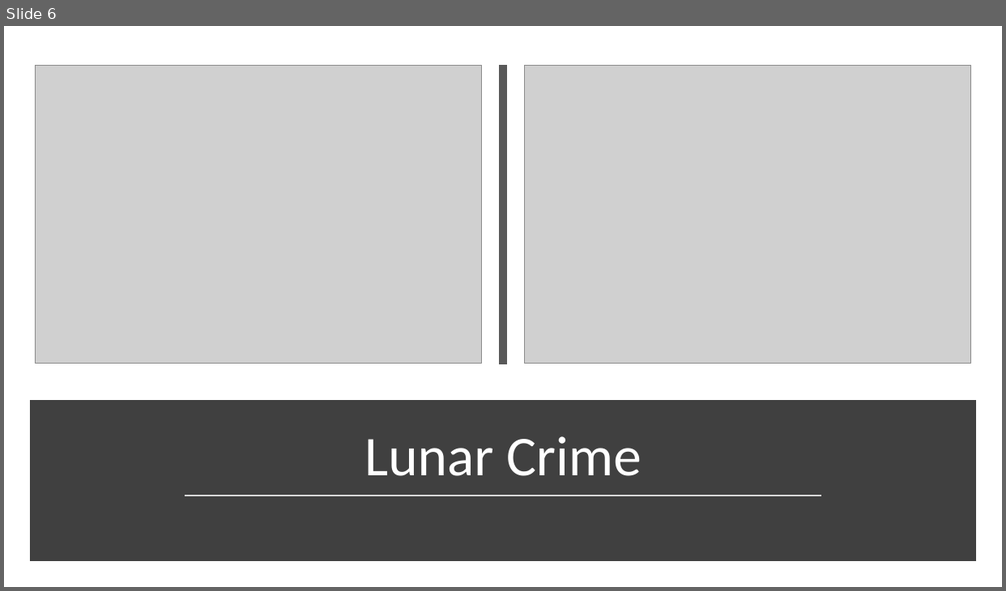
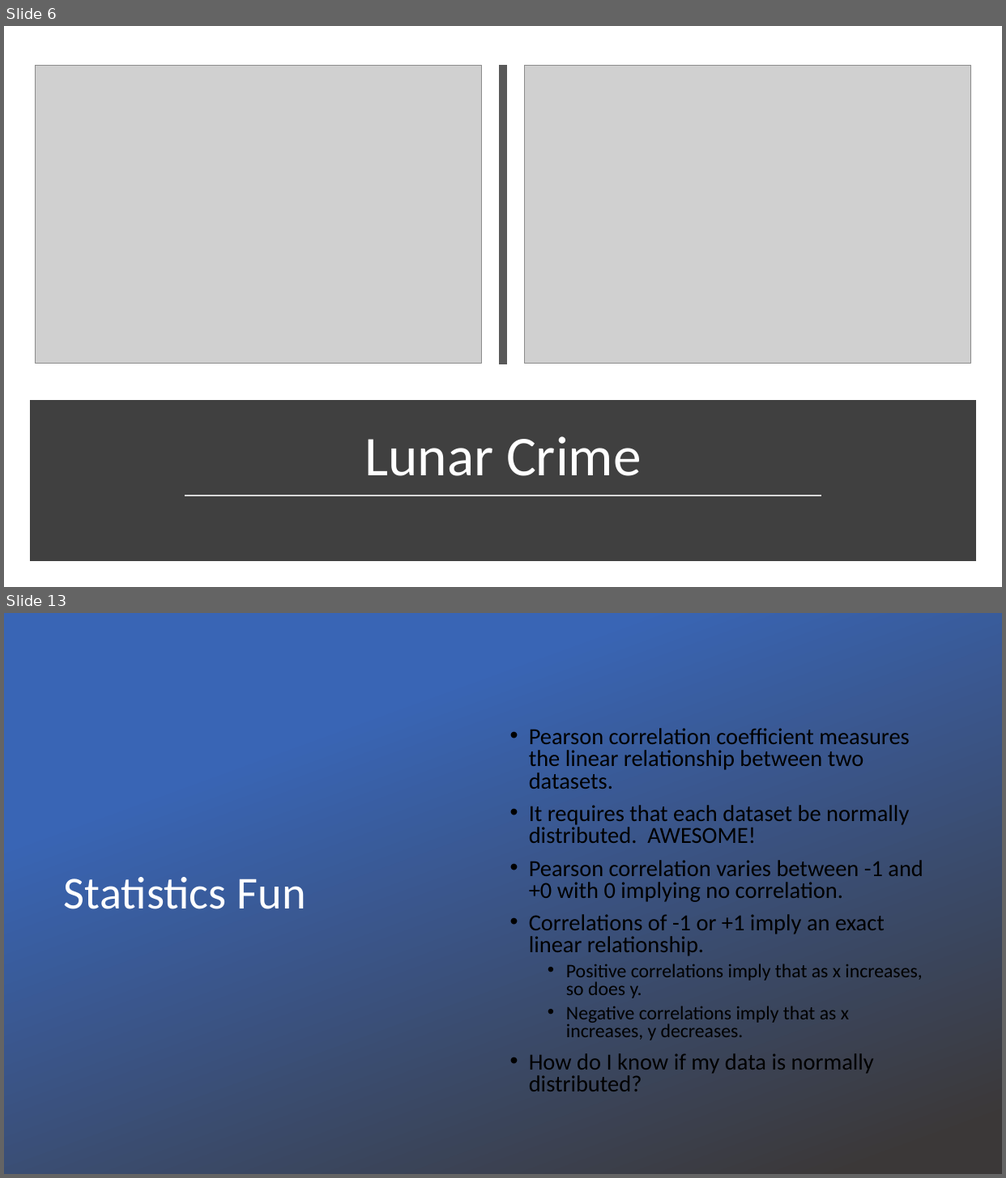
Before and after one commit to Nnothdurft/GroupC, a slide deck: Presentation.pptx. Shown one above the other, each under a label of ours: slide 6 before the commit, slides 6 and 13 after it; the slides between them are not shown. The pictures are 1006x591 and 1006x1178 pixels, drawn with LibreOffice and Linux fonts; fonts in the diff are those of the drawing; grey boxes stand for pictures; background and template pictures are left out. Boxes give left, top, right and bottom in pixels: in the first picture for what was removed or moved away, otherwise in the second. Text is boxed around its words. In the diff, an @@ line names an element or a change of style, - is before the commit and + after.

```diff
--- a/Presentation.pptx
+++ b/Presentation.pptx
@@ slide 13 added at box(4, 613, 1002, 1174), background picture (left out) @@
@@ rectangle added at box(4, 613, 1002, 1174), fill gradient #3965B5 to #3B3838 @@
@@ text added at box(529, 728, 923, 1092), 22.2 pt, text #000000 @@
+• Pearson correlation coefficient measures the linear relationship between two datasets.
+• It requires that each dataset be normally distributed. AWESOME!
+• Pearson correlation varies between -1 and +0 with 0 implying no correlation.
+• Correlations of -1 or +1 imply an exact linear relationship.
+  • Positive correlations imply that as x increases, so does y.
+  • Negative correlations imply that as x increases, y decreases.
+• How do I know if my data is normally distributed?
@@ title added at box(64, 877, 306, 909), 44 pt, text #FFFFFF @@
+Statistics Fun
```
Also in this commit, not shown: 6 other slides added, 3 other files.
